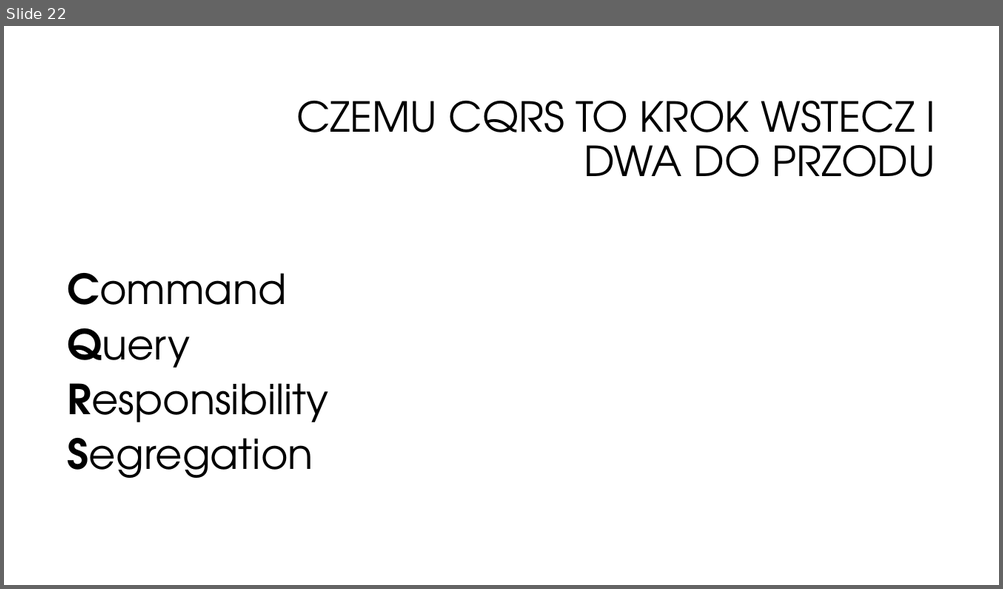
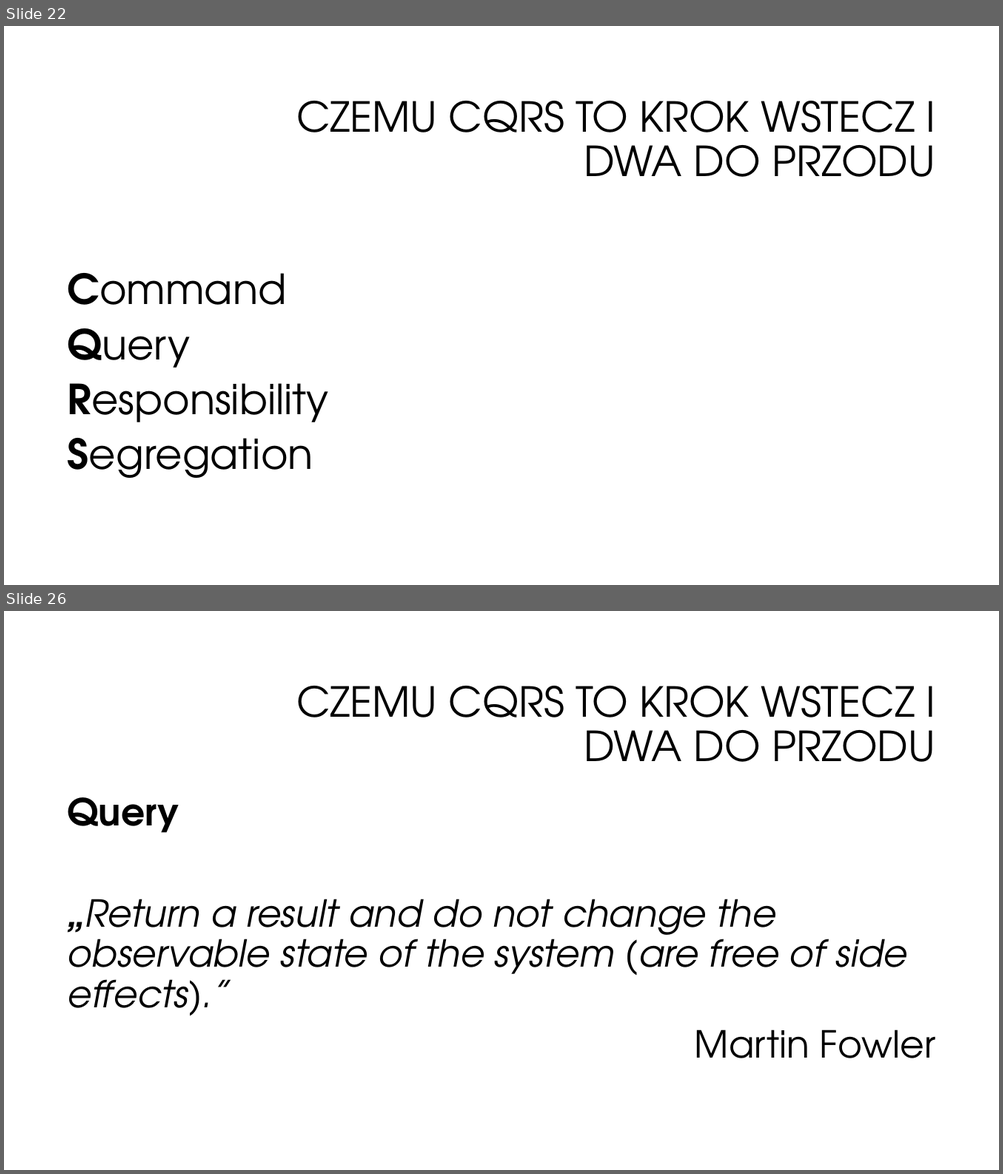
Before and after one commit to oskardudycz/EventSourcing.NetCore, a slide deck: Slides.pptx. Shown one above the other, each under a label of ours: slide 22 before the commit, slides 22 and 26 after it; the slides between them are not shown. The pictures are 1003x589 and 1003x1174 pixels, drawn with LibreOffice and Linux fonts; fonts in the diff are those of the drawing; background and template pictures are left out. Boxes give left, top, right and bottom in pixels: in the first picture for what was removed or moved away, otherwise in the second. Text is boxed around its words. In the diff, an @@ line names an element or a change of style, - is before the commit and + after.

Commit message:
Added cqrs slides

```diff
--- a/Slides.pptx
+++ b/Slides.pptx
@@ slide 26 added at (x1=4, y1=611, x2=999, y2=1170), background #FFFFFF @@
@@ title added at (x1=296, y1=686, x2=935, y2=762), 40 pt, text #000000 @@
+CZEMU CQRS TO KROK WSTECZ I DWA DO PRZODU
@@ text added at (x1=68, y1=797, x2=935, y2=1059), 36 pt, text #000000, italic @@
+Query
+„Return a result and do not change the observable state of the system (are free of side effects).”
+Martin Fowler
```
Also in this commit, not shown: 1 slide changed, 8 other slides added.
